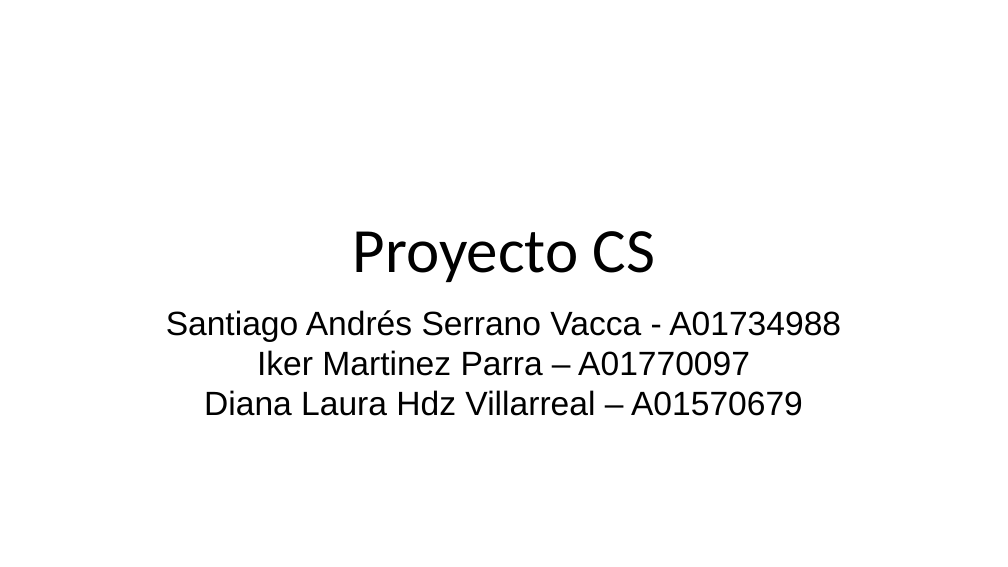
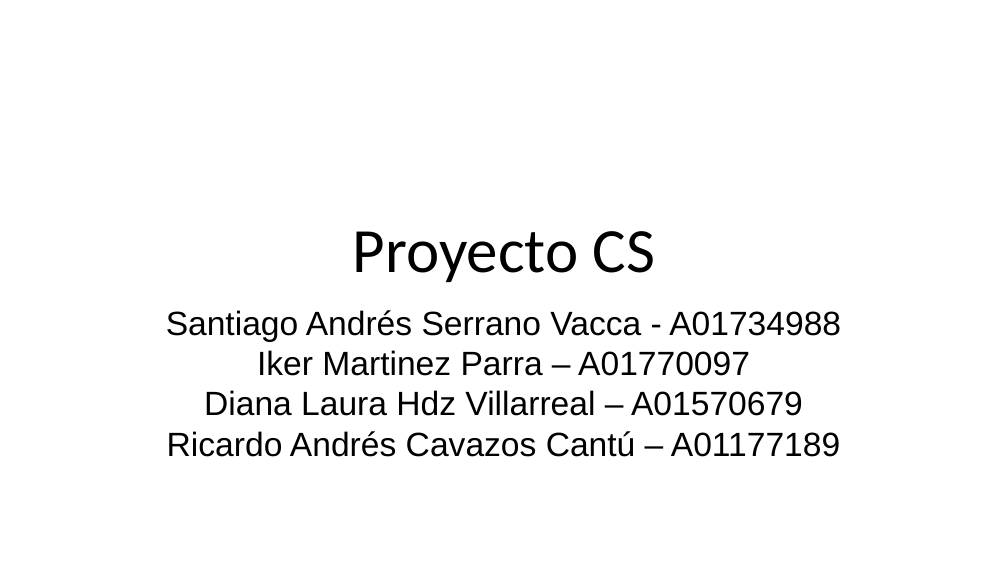
Before and after one commit to matheo-pw/Proyecto-CS, a slide deck: slide 1 of Proyecto Final CS.pptx. Drawn at 1008x567 pixels with LibreOffice and Linux fonts; fonts in the diff are those of the drawing. Boxes give left, top, right and bottom in pixels: in the first picture for what was removed or moved away, otherwise in the second. Text is boxed around its words. In the diff, an @@ line names an element or a change of style, - is before the commit and + after.

Commit message:
también agregué mi nombre

```diff
--- a/Proyecto Final CS.pptx
+++ b/Proyecto Final CS.pptx
@@ text at bbox=[167, 431, 840, 457]: paragraph added @@
+Ricardo Andrés Cavazos Cantú – A01177189
```
